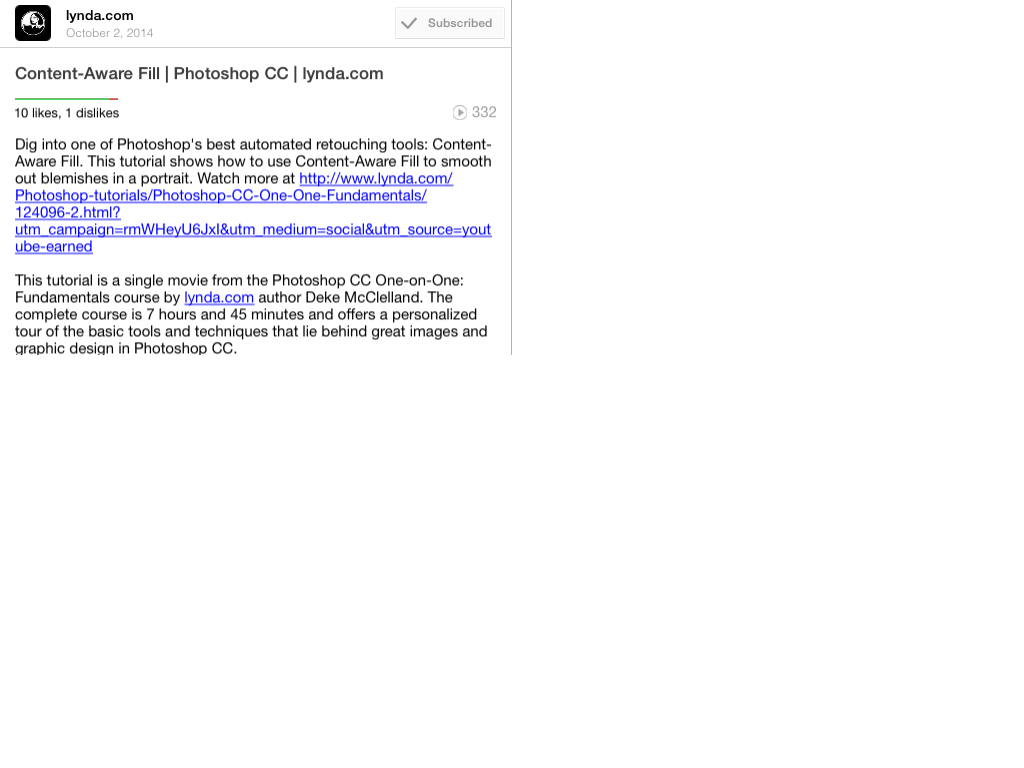
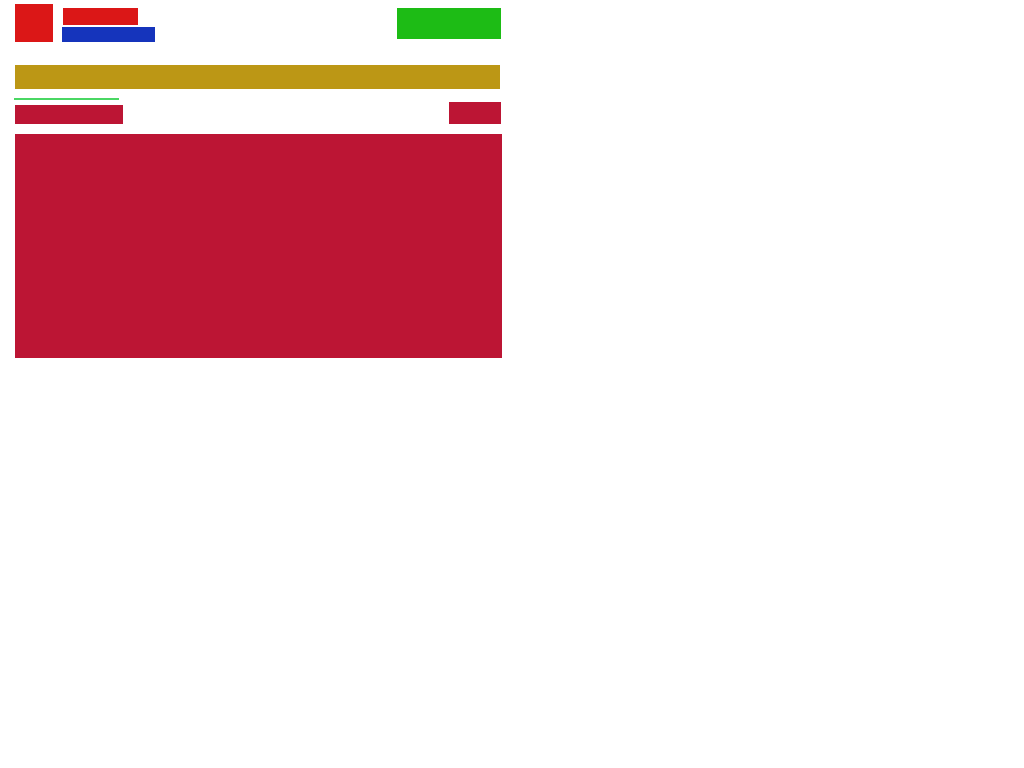
Layers edited between the first and the second (1024, 768) image:
showed "header" over [15, 4, 53, 42]
showed "name" over [63, 8, 138, 25]
showed "created date" over [62, 27, 155, 42]
showed "subscribed" over [397, 8, 501, 39]
showed "title" over [15, 65, 500, 89]
showed "sperator_line" over [14, 98, 119, 100]
showed "like" over [15, 105, 123, 124]
showed "watch count" over [449, 102, 501, 124]
showed "description" over [15, 134, 502, 358]
hid "detail_effect" over [0, 0, 512, 355]
